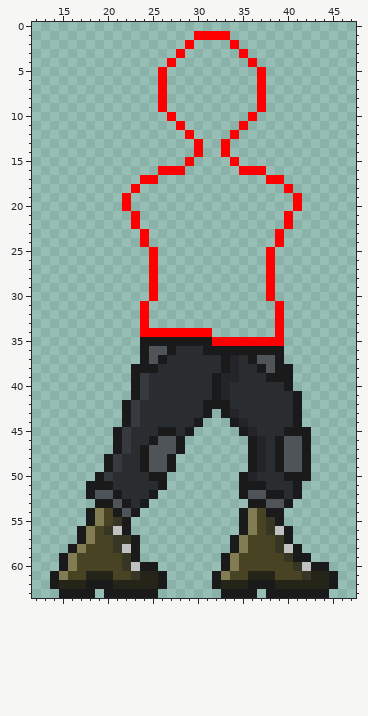
Pixel-art sprite -- Assets/Sprites/Characters/Player/Player.png. The picture above was drawn from the file before the commit.
The file is 64x64 pixels. Shown: x 12..47, y 0..63.
The result:
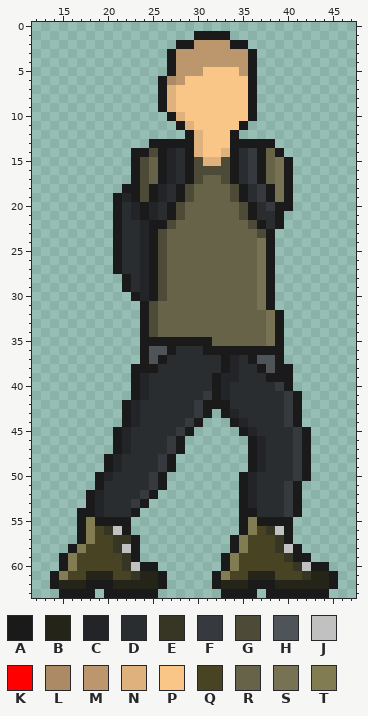
Palette (. is transparent): A #1a1a1a  B #252419  C #222427  D #2a2d30  E #373625  F #363a3e  G #4d4a37  H #4f5458  J #c1c1c1  K #ff0000  L #ab8a65  M #bc976d  N #deb17d  P #fac688  Q #484323  R #676348  S #767253  T #827c53
The edit:
y 1: x 30..33 KKKK -> AAAA
y 2: x 28..35 .K....K. -> AAMMMMAA
y 3: x 27..36 .K......K. -> AMMMMMMMMA
y 4: x 27..36 K........K -> AMMMMMMMMA
y 5: x 26..37 K..........K -> .AMMMPPPPMA.
y 6: x 26..37 K..........K -> ALMPPPPPPPA.
y 7..9: x 26..37 K..........K -> ANPPPPPPPPA.
y 10: x 27..36 K........K -> ANPPPPPPPA
y 11: x 28..35 K......K -> ANPPPPPA
y 12: x 29..34 K....K -> ANPPPA
y 13: x 25..38 .....K..K..... -> AAAAANPPPAAAAA
y 14: x 23..39 .......K..K...... -> AAGACDANPPNADFARA
y 15: x 23..40 ......K....K...... -> AGRACDAGNNGADFARSA
y 16: x 23..40 ...KKK......KKK... -> AGRACDAGGGGADFARSA
y 17: x 23..40 .KK............KK. -> AGRACDAGRRGADFARSA
y 18: x 22..40 .K................K -> AAGACDAGRRRRGADFASA
y 19: x 21..41 .K..................K -> ACAGACDAGRRRRGADFASA.
y 20: x 21..41 .K..................K -> ADCACDAGRRRRRRGADFAA.
y 21: x 21..40 ..K................K -> ADCACDAGRRRRRRGADDA.
y 22: x 21..40 ..K................K -> ADDCAAGRRRRRRRRGADA.
y 23: x 21..39 ...K..............K -> ADDCAGRRRRRRRRRRGA.
y 24: x 21..39 ...K..............K -> ADDCAGRRRRRRRRRRSA.
y 25..27: x 21..38 ....K............K -> ADDCAGRRRRRRRRRRSA
y 28..29: x 22..38 ...K............K -> ADCAGRRRRRRRRRRSA
y 30: x 23..38 ..K............K -> ACAGRRRRRRRRRRSA
y 31: x 24..39 K..............K -> AGRRRRRRRRRRRSA.
y 32..33: x 24..39 K..............K -> AGRRRRRRRRRRRRSA
y 34: x 24..39 KKKKKKKK.......K -> AGRRRRRRRRRRRRSA
y 35: x 32..39 KKKKKKKK -> RRRRRRSA
y 39: x 24 F -> C
y 40: x 24 F -> C; x 39 D -> F
y 41: x 24 F -> C; x 31 D -> F; x 40 D -> F
y 42..43: x 23 F -> C; x 30 D -> F; x 40 D -> F
y 44: x 23 F -> C; x 29 D -> F; x 40 D -> F
y 45: x 22 F -> C; x 26..28 AAD -> DDF; x 40..41 AA -> DF
y 46: x 22 F -> C; x 25..27 AHH -> DDF; x 39..41 AHH -> DDF
y 47: x 22 F -> C; x 24..27 AHHH -> DDDF; x 39..41 AHH -> DDF
y 48..49: x 21 F -> C; x 24..26 AHH -> DDF; x 39..41 AHH -> DDF
y 50: x 20 F -> C; x 25 A -> F; x 40..41 AA -> DF
y 51: x 18 A -> .; x 20 A -> D; x 25 D -> F; x 36..37 AA -> CD; x 40 D -> F
y 52: x 19..21 HHA -> CDD; x 24 D -> F; x 36..40 HHAAD -> CDDDF
y 53: x 18..23 .AAHAD -> ACDDDF; x 35..41 .AAHHA. -> ACDDDFA
y 54: x 17 . -> A; x 19..22 TQAH -> CDDD; x 36..41 TQAA.. -> ADDDFA
y 55: x 17..21 .ATQE -> ATAAA; x 37..38 QE -> AA; x 40 . -> A
